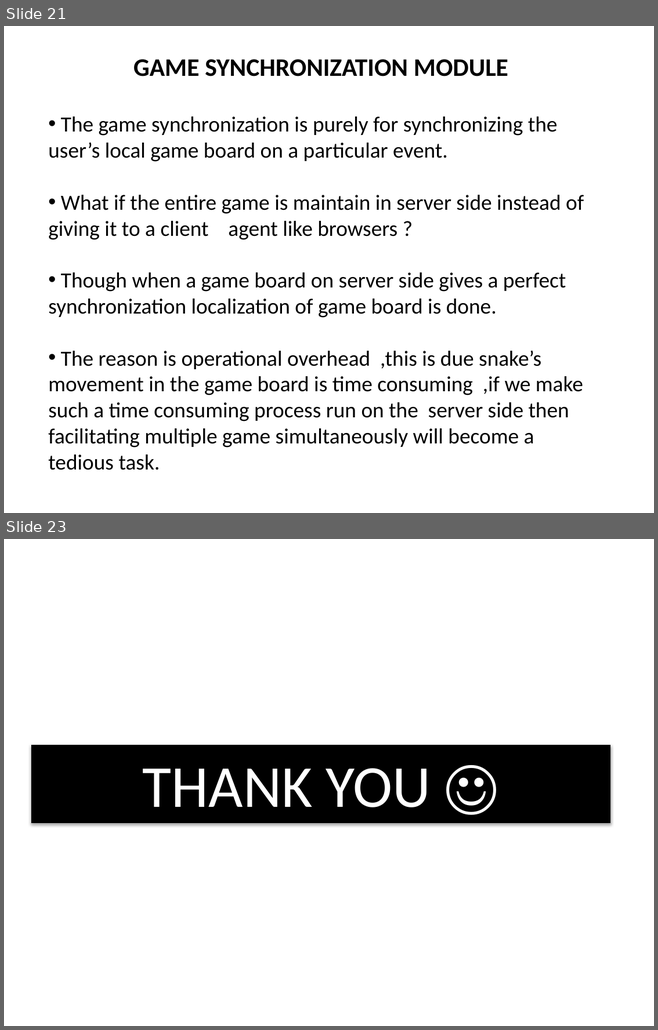
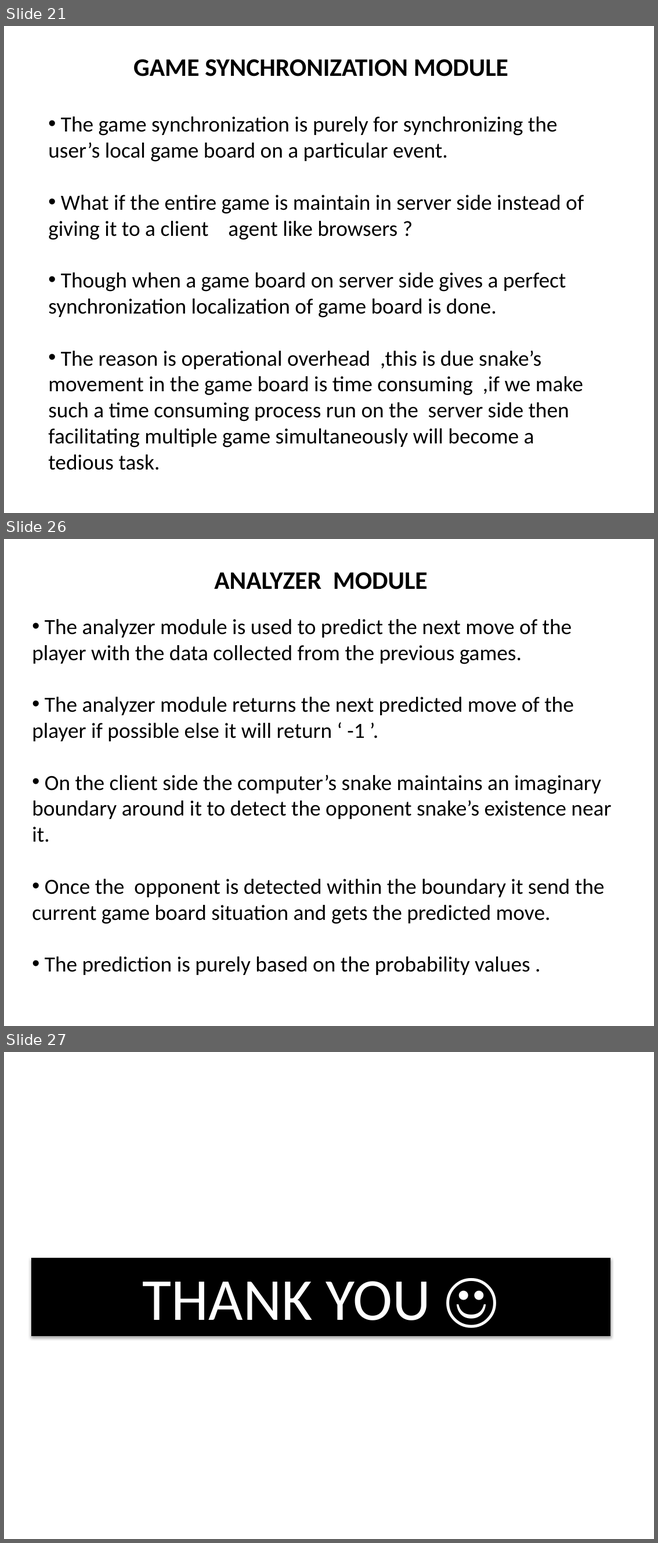
Before and after one commit to Greeny6092/Mini-Project-sem7-, a slide deck: presentation/AI BASED MULTIPLAYER SNAKE GAME(mini project).pptx. Shown one above the other, each under a label of ours: slides 21 and 23 before the commit, slides 21, 26 and 27 after it; the slides between them are not shown. The pictures are 658x1030 and 658x1543 pixels, drawn with LibreOffice and Linux fonts; fonts in the diff are those of the drawing. Boxes give left, top, right and bottom in pixels: in the first picture for what was removed or moved away, otherwise in the second. Text is boxed around its words. In the diff, an @@ line names an element or a change of style, - is before the commit and + after.

```diff
--- a/presentation/AI BASED MULTIPLAYER SNAKE GAME(mini project).pptx
+++ b/presentation/AI BASED MULTIPLAYER SNAKE GAME(mini project).pptx
@@ slide 26 added at bbox=[4, 539, 654, 1026], background #FFFFFF @@
@@ text added at bbox=[214, 572, 427, 589], 28 pt, text #000000, bold @@
+ANALYZER MODULE
@@ text added at bbox=[32, 619, 611, 975], 24 pt, text #000000 @@
+• The analyzer module is used to predict the next move of the player with the data collected from the previous games.
+• The analyzer module returns the next predicted move of the player if possible else it will return ‘ -1 ’.
+• On the client side the computer’s snake maintains an imaginary boundary around it to detect the opponent snake’s existence near it.
+• Once the opponent is detected within the boundary it send the current game board situation and gets the predicted move.
+• The prediction is purely based on the probability values .
@@ what was slide 23 is now slide 27 @@
```
Also in this commit, not shown: 1 slide changed, 3 other slides added, 1 other file.
